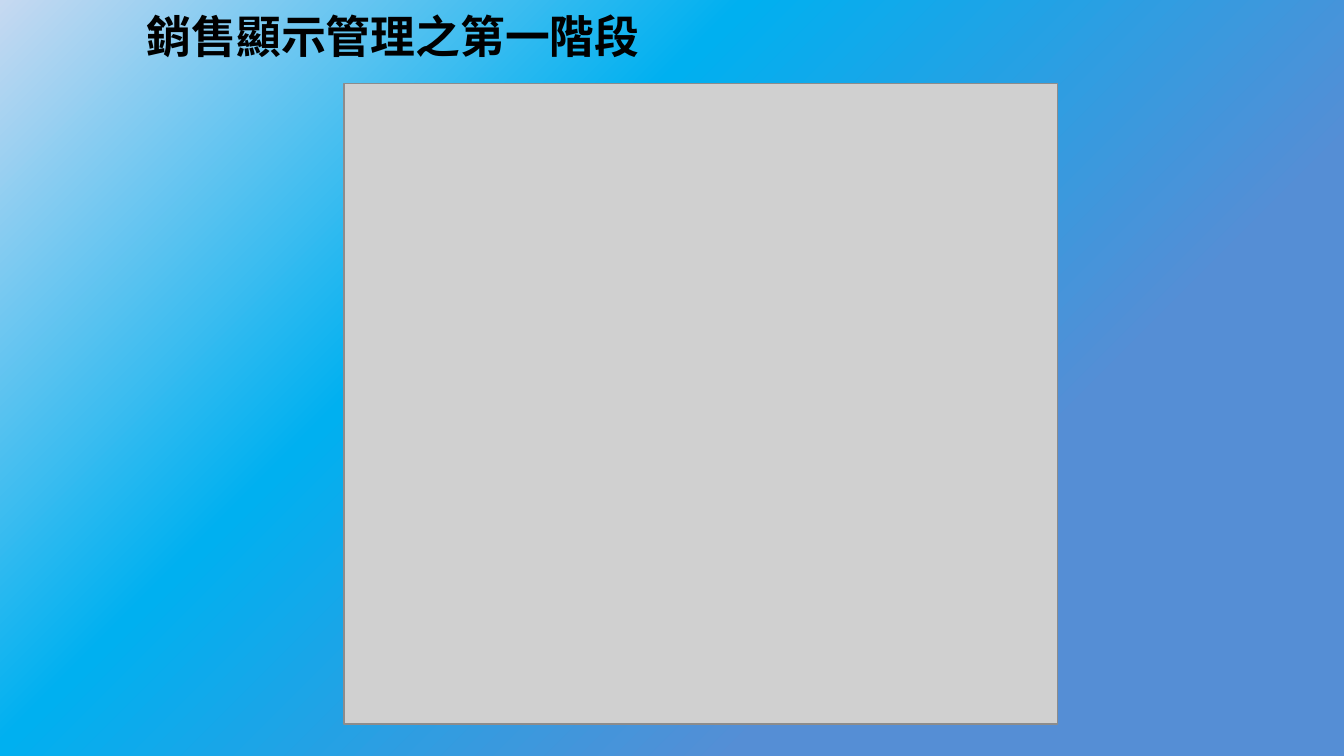
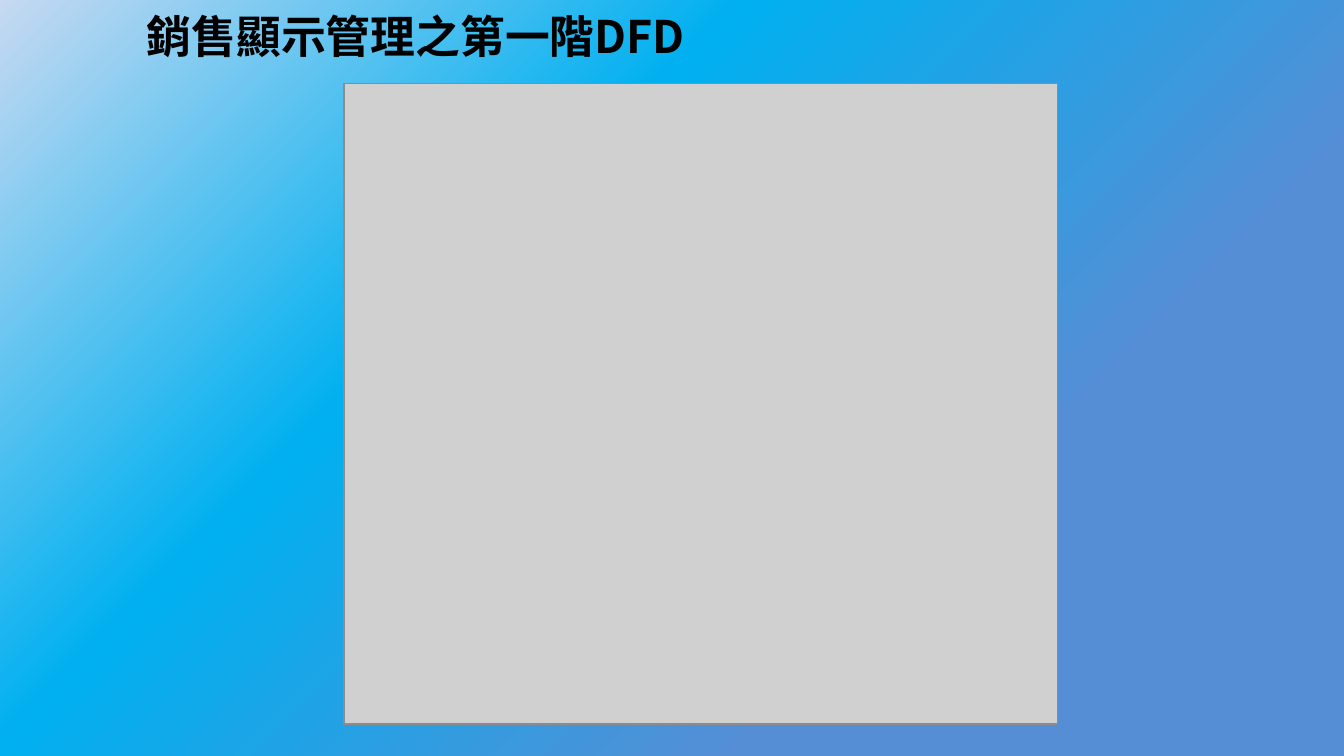
Before and after one commit to bnuby/Mobile-Application-Software, a slide deck: slide 13 of 系統分析/系統分析期中報告.pptx. Drawn at 1344x756 pixels with LibreOffice and Linux fonts; fonts in the diff are those of the drawing; grey boxes stand for pictures. Boxes give left, top, right and bottom in pixels: in the first picture for what was removed or moved away, otherwise in the second. Text is boxed around its words. In the diff, an @@ line names an element or a change of style, - is before the commit and + after.

```diff
--- a/系統分析/系統分析期中報告.pptx
+++ b/系統分析/系統分析期中報告.pptx
@@ text at (147, 8, 685, 65): text changed @@
-銷售顯示管理之第一階段
+銷售顯示管理之第一階DFD
```
Also in this commit, not shown: 6 other slides changed.
